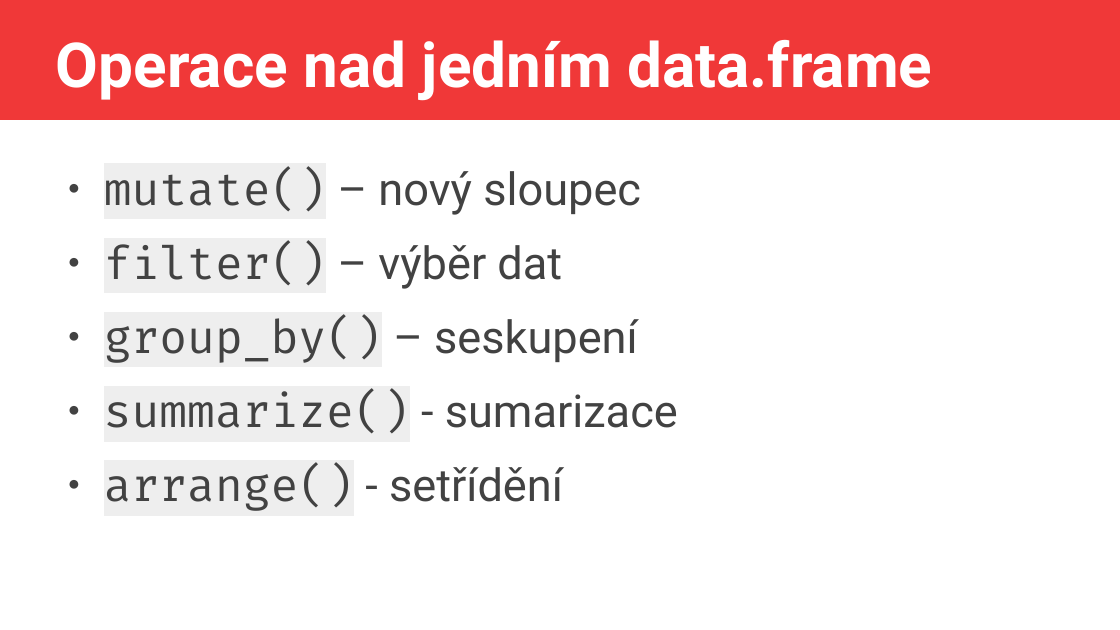
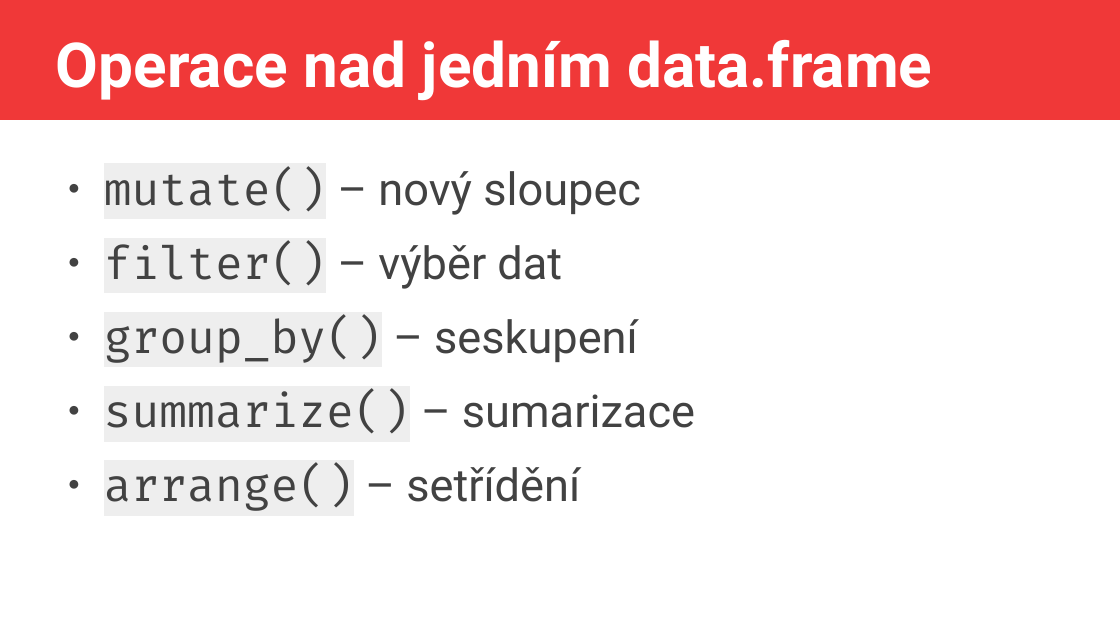
Before and after one commit to jlacko/Intro2R, a slide deck: slide 3 of prezentace/3 - manipulace s daty.odp. Drawn at 1120x630 pixels with LibreOffice and Linux fonts; fonts in the diff are those of the drawing. Boxes give left, top, right and bottom in pixels: in the first picture for what was removed or moved away, otherwise in the second. Text is boxed around its words. In the diff, an @@ line names an element or a change of style, - is before the commit and + after.

```diff
--- a/prezentace/3 - manipulace s daty.odp
+++ b/prezentace/3 - manipulace s daty.odp
@@ text at (x1=104, y1=391, x2=695, y2=511): text changed @@
-● summarize() - sumarizace
-● arrange() - setřídění
+● summarize() – sumarizace
+● arrange() – setřídění
```
Also in this commit, not shown: 3 other slides changed, 21 other files.
